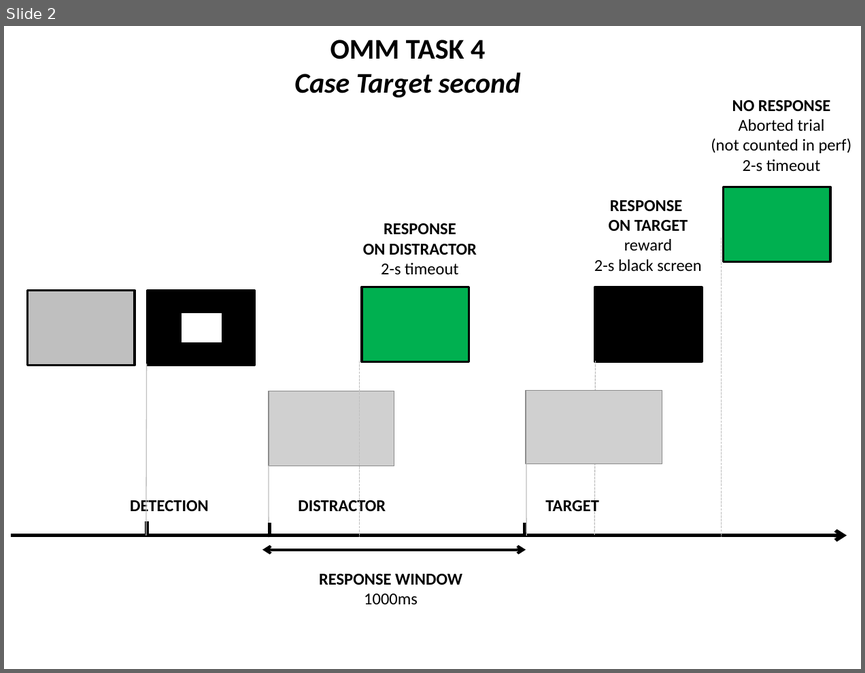
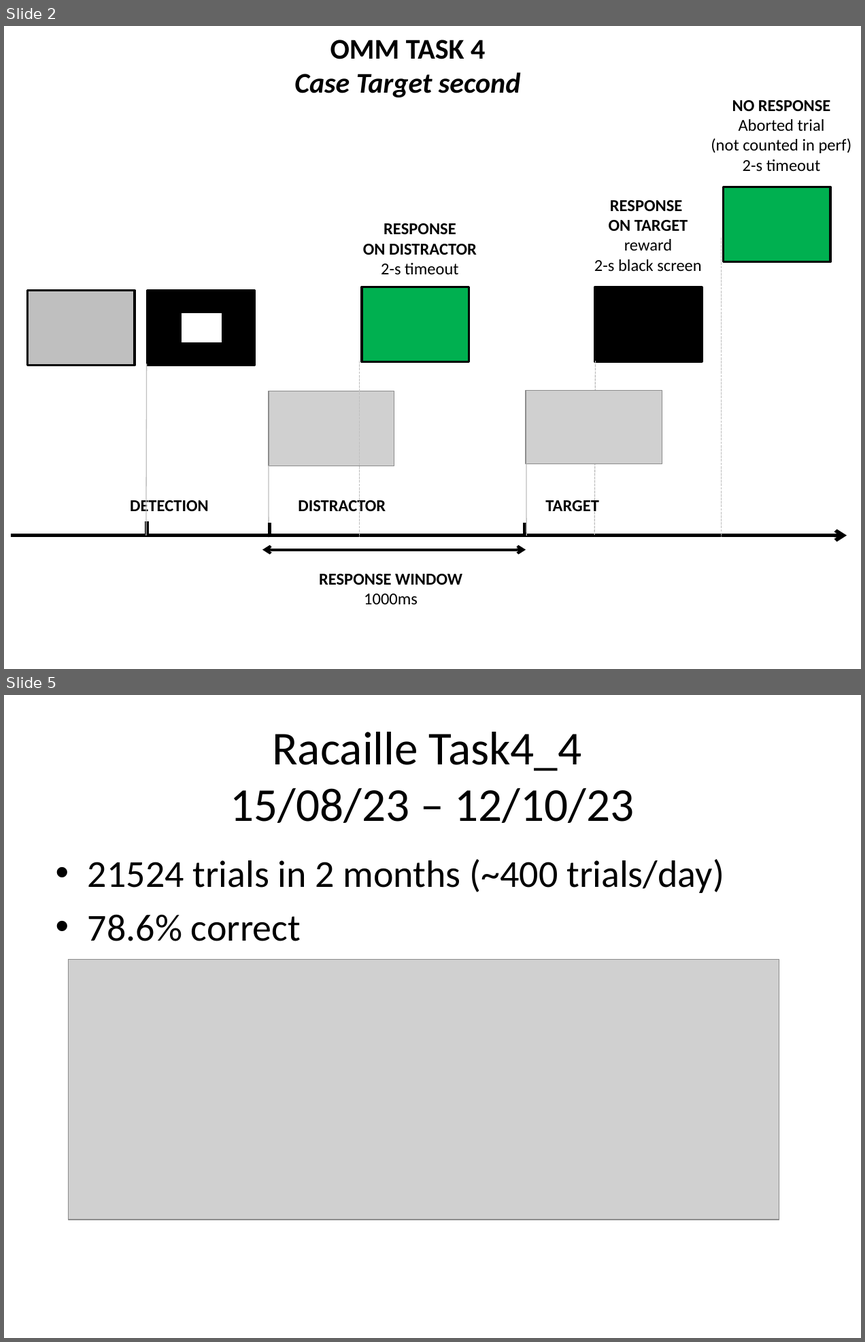
Before and after one commit to pascalbelin/OMM, a slide deck: OMM-Task4.pptx. Shown one above the other, each under a label of ours: slide 2 before the commit, slides 2 and 5 after it; the slides between them are not shown. The pictures are 865x673 and 865x1342 pixels, drawn with LibreOffice and Linux fonts; fonts in the diff are those of the drawing; grey boxes stand for pictures. Boxes give left, top, right and bottom in pixels: in the first picture for what was removed or moved away, otherwise in the second. Text is boxed around its words. In the diff, an @@ line names an element or a change of style, - is before the commit and + after.

```diff
--- a/OMM-Task4.pptx
+++ b/OMM-Task4.pptx
@@ slide 5 added at [4,695,861,1338], background #FFFFFF @@
@@ title added at [230,732,634,823], 39.6 pt, text #000000 @@
+Racaille Task4_4
+15/08/23 – 12/10/23
@@ text added at [88,859,724,941], 32 pt, text #000000 @@
+• 21524 trials in 2 months (~400 trials/day)
+• 78.6% correct
@@ picture added at [68,959,779,1219] @@
```
Also in this commit, not shown: 1 slide changed, 3 other slides added, 1 slide removed, 4 other files.
